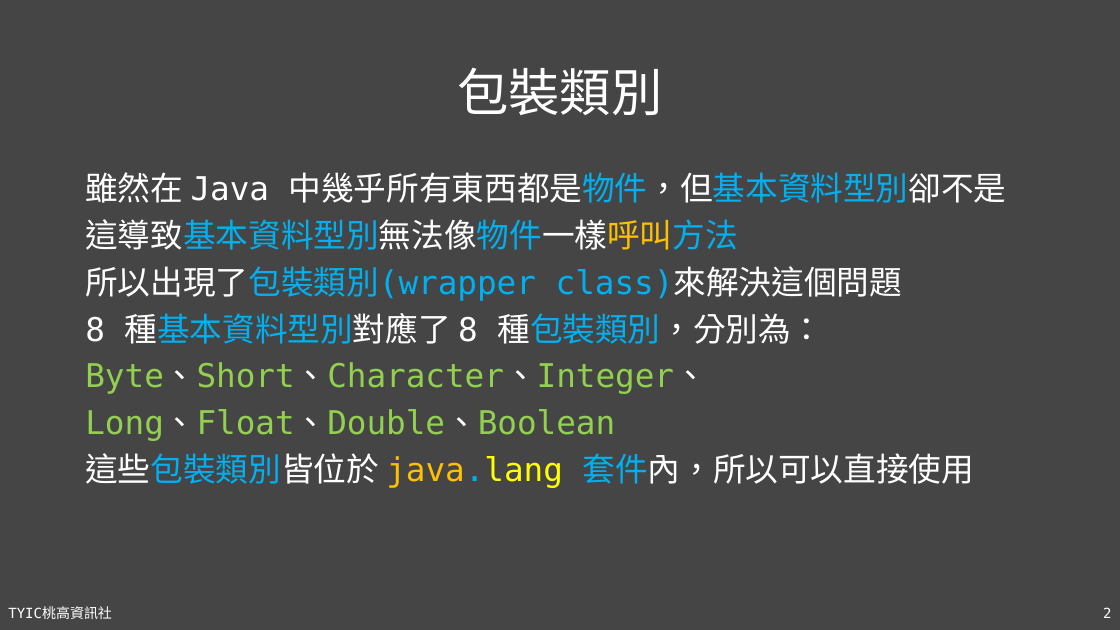
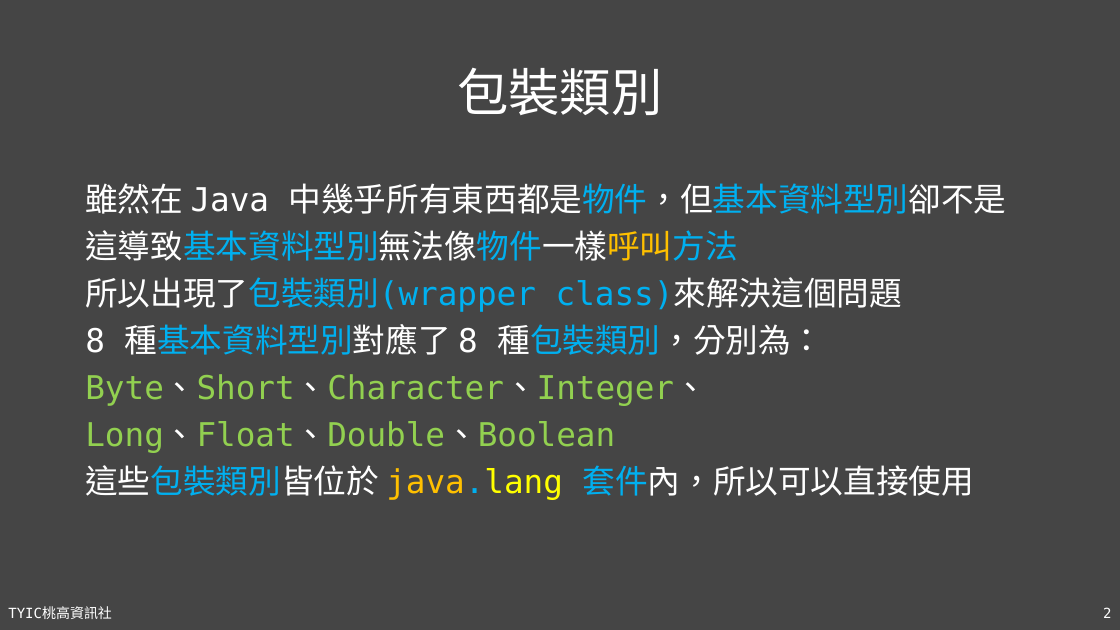
Before and after one commit to TYSHIC/slides, a slide deck: slide 2 of powerpoint/10_包裝類別與工具類別(1).pptx. Drawn at 1120x630 pixels with LibreOffice and Linux fonts; fonts in the diff are those of the drawing. Boxes give left, top, right and bottom in pixels: in the first picture for what was removed or moved away, otherwise in the second. Text is boxed around its words. In the diff, an @@ line names an element or a change of style, - is before the commit and + after.

Commit message:
10_wrapper_class

```diff
--- a/powerpoint/10_包裝類別與工具類別(1).pptx
+++ b/powerpoint/10_包裝類別與工具類別(1).pptx
@@ text "雖然在 Java 中幾乎所有東西都是物件，但基本資料型別卻不是": place and size @@
-text "雖然在 Java 中幾乎所有東西都是物件，但基本資料型別卻不是" at [85,172,1007,488]
+text "雖然在 Java 中幾乎所有東西都是物件，但基本資料型別卻不是" at [85,183,1007,500]
```
Also in this commit, not shown: 3 slides added, 4 other files.
